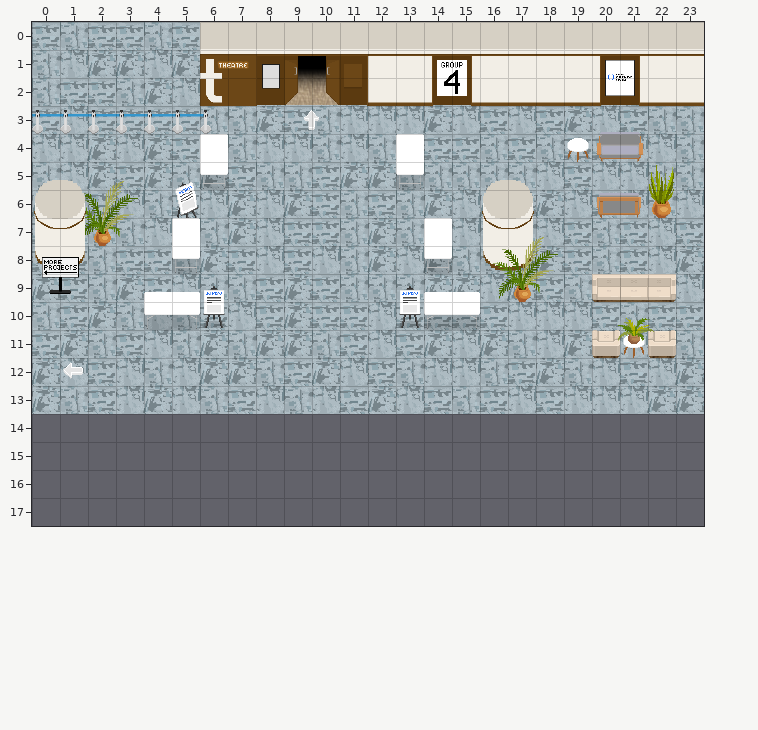
Two versions of a level (Tiled map (JSON), maps/UCC_Foyer_4.json). The picture above was drawn from the file before the commit.
Cells are 32x32 px. Shown: x 0..23, y 0..17. The old version is drawn lined up with the new one.
And afterwards:
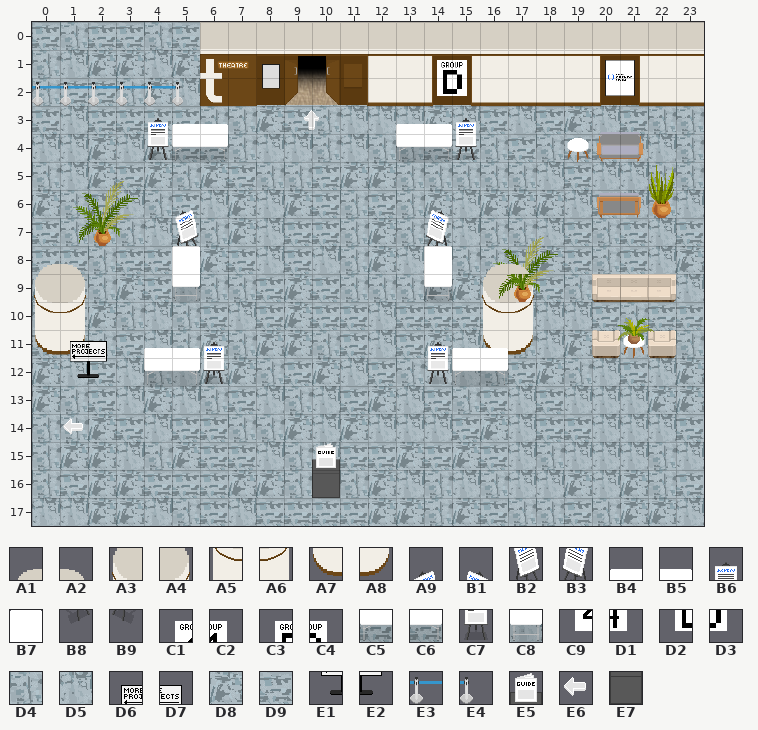
Key: from "Demo_Day": A1 0, A2 1, A3 25, A4 26, A5 50, A6 51, A7 75, A8 76, A9 107, B1 108, B2 132, B3 133, B4 153, B5 154, B6 155, B7 156, B8 157, B9 158, C1 165, C2 166, C3 167, C4 168, C5 178, C6 179, C7 180, C8 181, C9 190, D1 191, D2 192, D3 193, D4 225, D5 226, D6 233, D7 234, D8 250, D9 251, E1 258, E2 259, E3 307, E4 308, E5 316, E6 338, E7 341.
__ is an empty cell.
Tiles replaced or removed in this view: A1, A2, A3, A4, A5, A6, A7, A8, A9, B2, B4, B5, B6, B7, B8, C1, C2, C5, C6, C7, C8, C9, D1, D6, D7, E1, E2, E3, E4, E6.
Tiles of an added or newly shown layer are drawn over the layers below it.
See-through tiles are keyed as they look on the map.
Difference:
Changed rows in their new state; .. is an unchanged cell.
map size 24x14 -> 24x18 cells
Layer "floor":
first column x 0:
14 D4 D4 D8 D9 D5 D9 D9 D4 D4 D8 D5 D8 D5 D5 D5 D9 D8 D5 D9 D9 D5 D5 D5 D9
15 D4 D8 D8 D5 D4 D8 D9 D9 D5 D4 D5 D9 D9 D8 D9 D8 D9 D5 D4 D5 D5 D5 D4 D5
16 D4 D9 D8 D8 D9 D9 D9 D8 D8 D4 .. D4 D8 D5 D4 D5 D4 D5 D5 D8 D5 D8 D4 D9
17 D5 D5 D8 D8 D5 D4 D9 D5 D9 D9 D9 D9 D8 D8 D4 D8 D9 D4 D4 D9 D4 D8 D8 D5
Layer "Indicators" (added):
first column x 1:
14 E6
Layer "walls":
first column x 0:
 5 __ .. .. .. .. .. .. .. .. .. .. .. .. .. .. .. __ __
 6 __ .. .. .. .. .. .. .. .. .. .. .. .. .. .. .. __ __
 7 __ .. .. .. .. .. .. .. .. .. .. .. .. .. .. .. __ __
 8 A1 A2 .. .. .. .. .. .. .. .. .. .. .. .. .. .. A1 A2
 9 A3 A4 .. .. .. .. .. .. .. .. .. .. .. .. .. .. A3 A4
10 A5 A6 .. .. .. .. .. .. .. .. .. .. .. .. .. .. A5 A6
11 A7 A8 .. .. .. .. .. .. .. .. .. .. .. .. .. .. A7 A8
12 .. __ .. .. .. .. .. .. .. .. .. .. .. .. .. .. .. ..
Layer "belowFurniture":
first column x 1:
 1 .. .. .. .. .. .. .. .. .. .. .. .. .. C3 C4
 2 .. .. .. .. .. .. .. .. .. .. .. .. .. D2 D3
 5 __ .. .. .. __ .. .. .. .. .. .. .. .. .. ..
 6 __ .. .. .. A9 .. .. .. .. .. .. .. .. B1 ..
 7 __ .. .. .. B2 .. .. .. .. .. .. .. .. B3 ..
 8 .. .. .. .. B8 .. .. .. .. .. .. .. .. B9 ..
Layer "furniture":
first column x 0:
 2 E3 E3 E3 E3 E3 E4 .. .. .. .. .. .. .. .. .. .. ..
 3 __ __ __ __ B6 B4 B5 .. .. .. .. .. .. B4 B5 B6 ..
 4 .. .. .. .. C7 C5 C6 .. .. .. .. .. .. C5 C6 C7 ..
 5 .. .. .. .. .. .. __ .. .. .. .. .. .. __ .. .. ..
 7 .. .. .. .. .. __ .. .. .. .. .. .. .. .. __ .. ..
 8 __ __ .. .. .. B7 .. .. .. .. .. .. .. .. B7 .. ..
 9 __ __ .. .. __ C8 __ .. .. .. .. .. .. __ C8 __ ..
10 .. .. .. .. __ __ __ .. .. .. .. .. .. __ __ __ ..
11 .. D6 D7 .. B4 B5 B6 .. .. .. .. .. .. .. B6 B4 B5
12 .. E1 E2 .. C5 C6 C7 .. .. .. .. .. .. .. C7 C5 C6
15 .. .. .. .. .. .. .. .. .. .. E5 .. .. .. .. .. ..
16 .. .. .. .. .. .. .. .. .. .. E7 .. .. .. .. .. ..
Layer "abovePlayer1":
first column x 0:
 5 __ __ .. .. .. .. .. .. .. .. .. .. .. .. .. .. __ __
 8 A1 A2 .. .. .. .. .. .. .. .. .. .. .. .. .. .. A1 A2
